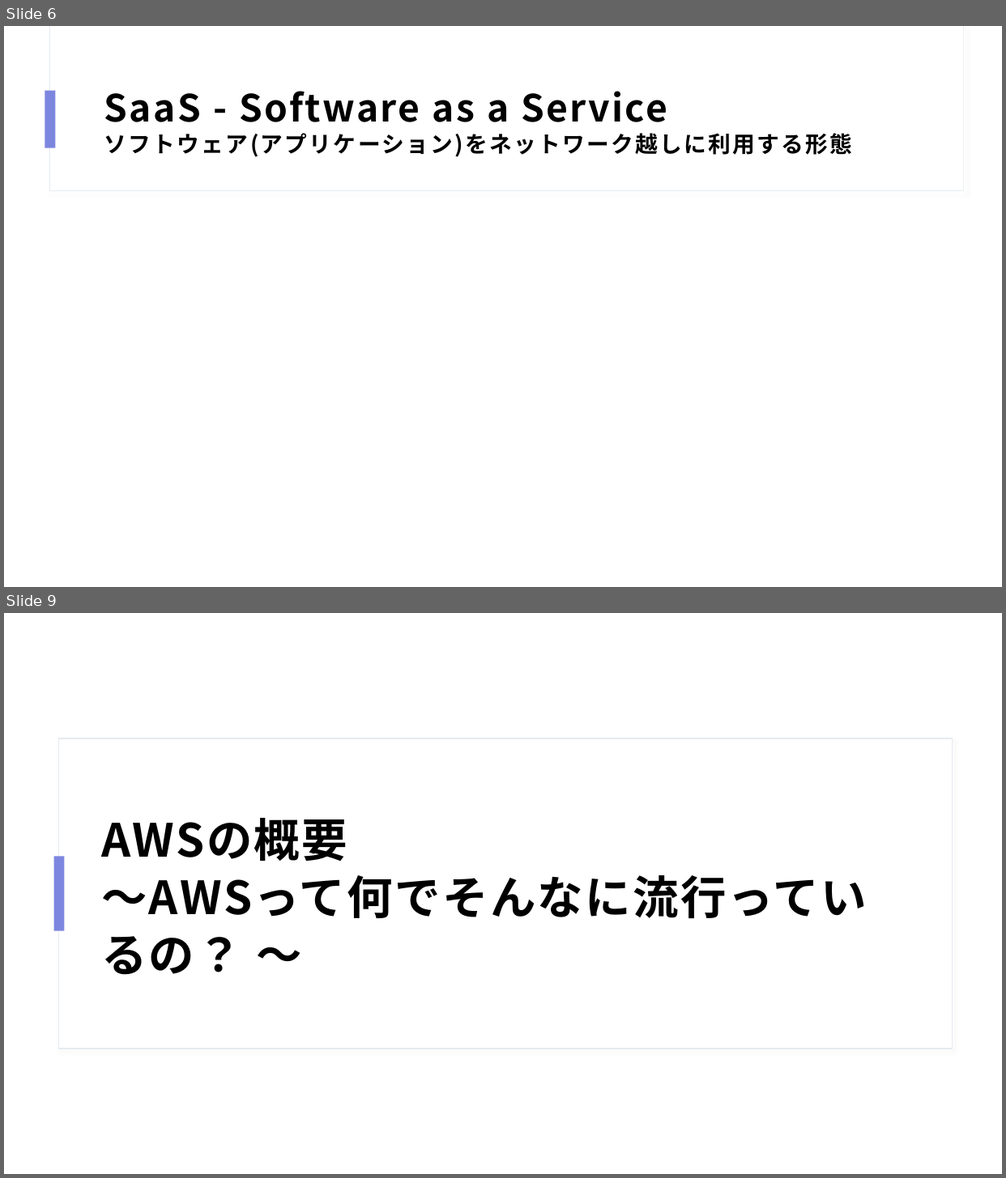
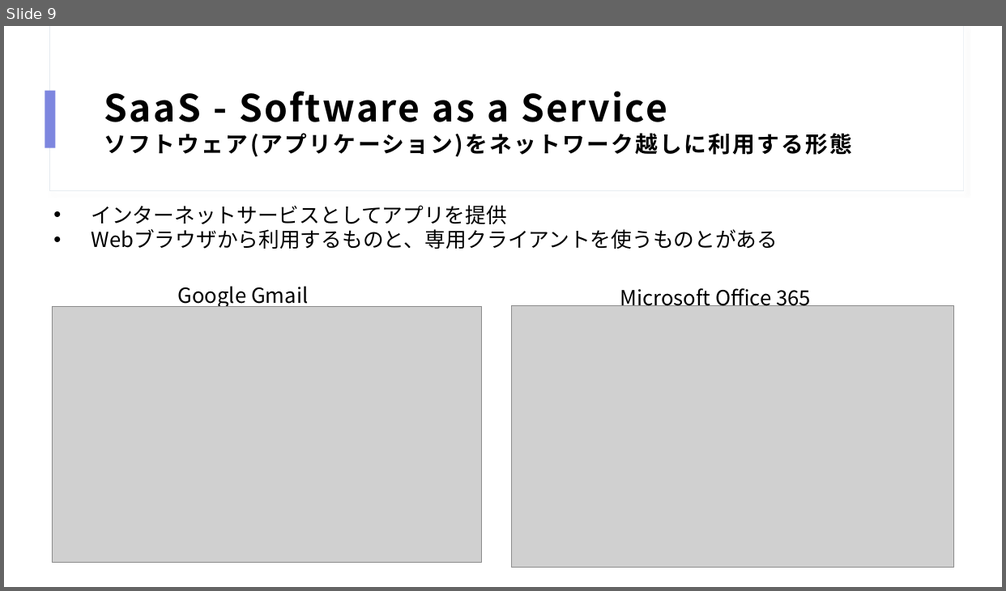
Before and after one commit to HiroyukiShimoda/itms8, a slide deck: cloud-aws.pptx. Shown one above the other, each under a label of ours: slides 6 and 9 before the commit, slide 9 after it; the slides between them are not shown. The pictures are 1006x1178 and 1006x591 pixels, drawn with LibreOffice and Linux fonts; fonts in the diff are those of the drawing; grey boxes stand for pictures. Boxes give left, top, right and bottom in pixels: in the first picture for what was removed or moved away, otherwise in the second. Text is boxed around its words. In the diff, an @@ line names an element or a change of style, - is before the commit and + after.

```diff
--- a/cloud-aws.pptx
+++ b/cloud-aws.pptx
@@ slide 9 removed at [4,613,1002,1174], background #FFFFFF @@
@@ rectangle removed at [58,739,953,1050] @@
@@ title removed at [101,818,347,861] @@
-AWSの概要
-～AWSって何でそんなに流行っているの？ ～
@@ rectangle removed at [54,856,65,931] @@
@@ what was slide 6 is now slide 9 @@
@@ slide 9 changed as well @@
@@ text added at [91,205,778,249], 20 pt, text #000000 @@
+• インターネットサービスとしてアプリを提供
+• Webブラウザから利用するものと、専用クライアントを使うものとがある
@@ text added at [178,286,308,309], 20 pt, text #000000 @@
+Google Gmail
@@ text added at [620,288,811,311], 20 pt, text #000000 @@
+Microsoft Office 365
@@ picture added at [52,307,482,563] @@
@@ picture added at [512,306,954,567] @@
```
Also in this commit, not shown: 7 other slides changed, 14 slides added, 2 other slides removed.
